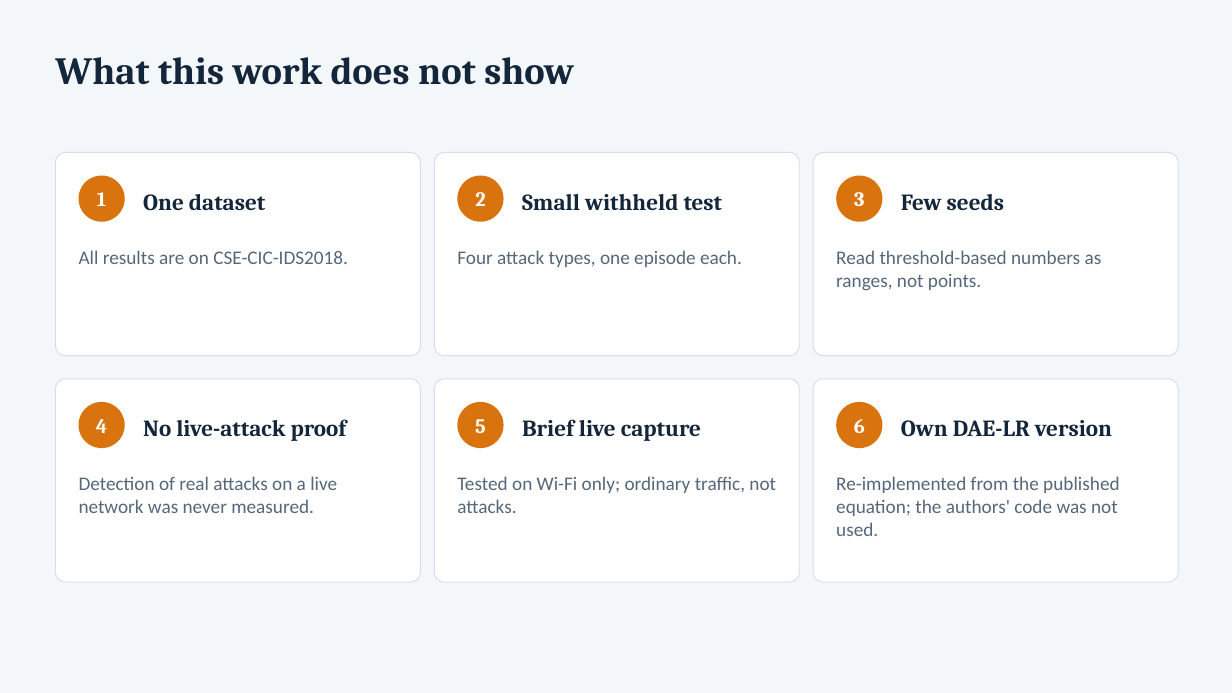
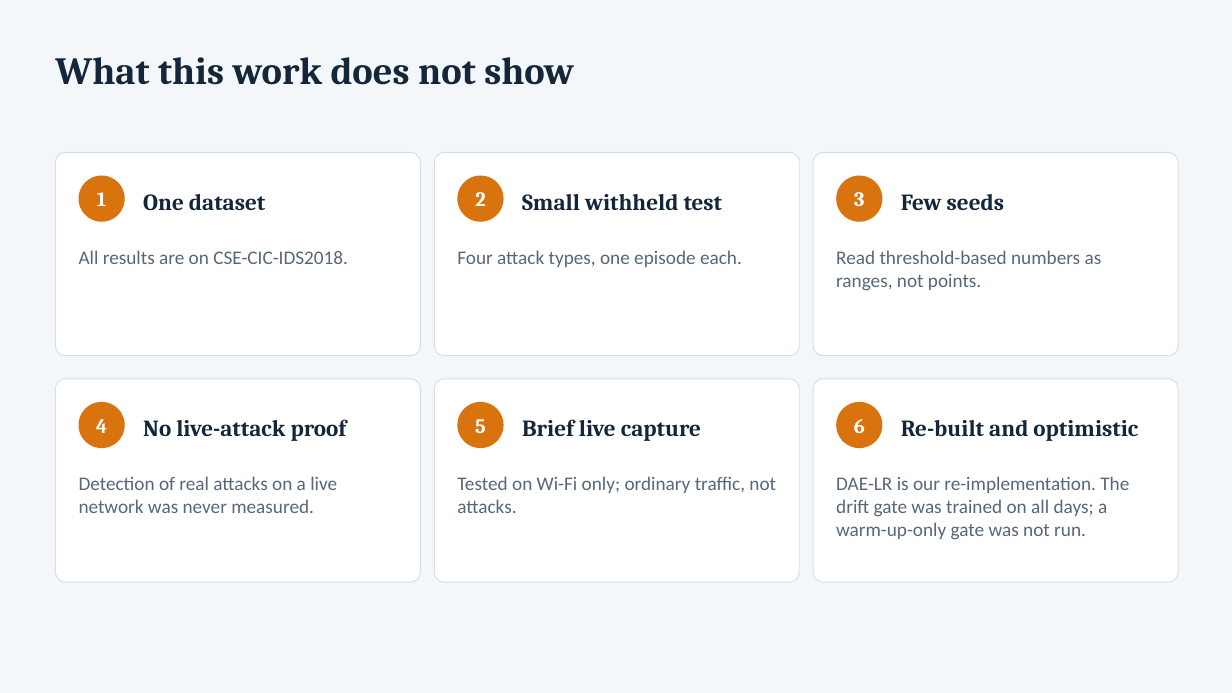
Before and after one commit to vinay991-code/cicids2018-autoencoder-ids, a slide deck: slide 13 of flood-review/cicids2018-ae/reports/CICIDS2018_Presentation.pptx (slide 11 before the commit). Drawn at 1232x693 pixels with LibreOffice and Linux fonts; fonts in the diff are those of the drawing. Boxes give left, top, right and bottom in pixels: in the first picture for what was removed or moved away, otherwise in the second. Text is boxed around its words. In the diff, an @@ line names an element or a change of style, - is before the commit and + after.

```diff
--- a/flood-review/cicids2018-ae/reports/CICIDS2018_Presentation.pptx
+++ b/flood-review/cicids2018-ae/reports/CICIDS2018_Presentation.pptx
@@ text at <box>901,420,1138,441</box>: text changed @@
-Own DAE-LR version
+Re-built and optimistic
@@ text at <box>836,476,1129,540</box>: text changed @@
-Re-implemented from the published equation; the authors' code was not used.
+DAE-LR is our re-implementation. The drift gate was trained on all days; a warm-up-only gate was not run.
```
Also in this commit, not shown: 3 other slides changed, 2 slides added.
